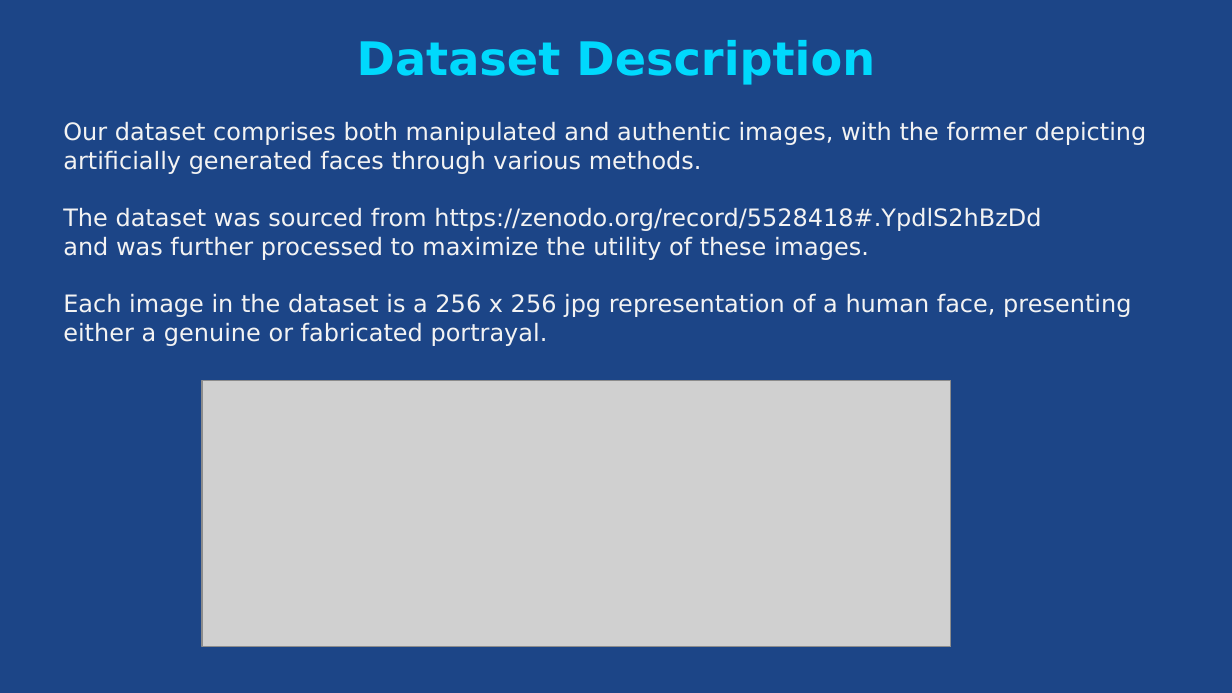
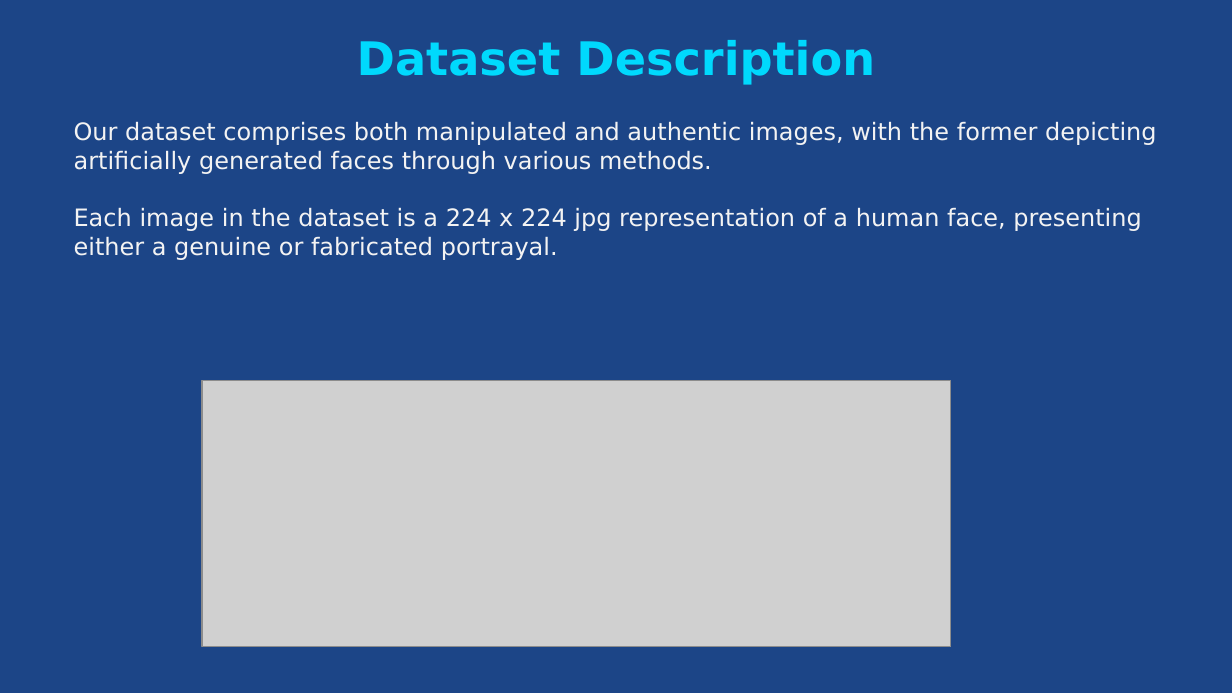
Before and after one commit to jnvshubham7/Identification-of-Artificially-Generated-Images, a slide deck: slide 4 of PPT.pptx. Drawn at 1232x693 pixels with LibreOffice and Linux fonts; fonts in the diff are those of the drawing; grey boxes stand for pictures. Boxes give left, top, right and bottom in pixels: in the first picture for what was removed or moved away, otherwise in the second. Text is boxed around its words. In the diff, an @@ line names an element or a change of style, - is before the commit and + after.

```diff
--- a/PPT.pptx
+++ b/PPT.pptx
@@ text "Our dataset comprises both manipulated ...": place and size @@
-text "Our dataset comprises both manipulated ..." at bbox=[63, 121, 1147, 346]
+text "Our dataset comprises both manipulated ..." at bbox=[74, 121, 1157, 260]
@@ text at bbox=[74, 207, 1141, 260]: text changed @@
-The dataset was sourced from https://zenodo.org/record/5528418#.YpdlS2hBzDd
-and was further processed to maximize the utility of these images.
-Each image in the dataset is a 256 x 256 jpg representation of a human face, presenting either a genuine or fabricated portrayal.
+Each image in the dataset is a 224 x 224 jpg representation of a human face, presenting either a genuine or fabricated portrayal.
```
Also in this commit, not shown: 3 other slides changed, 4 slides added, 1 slide removed, 3 other files.
